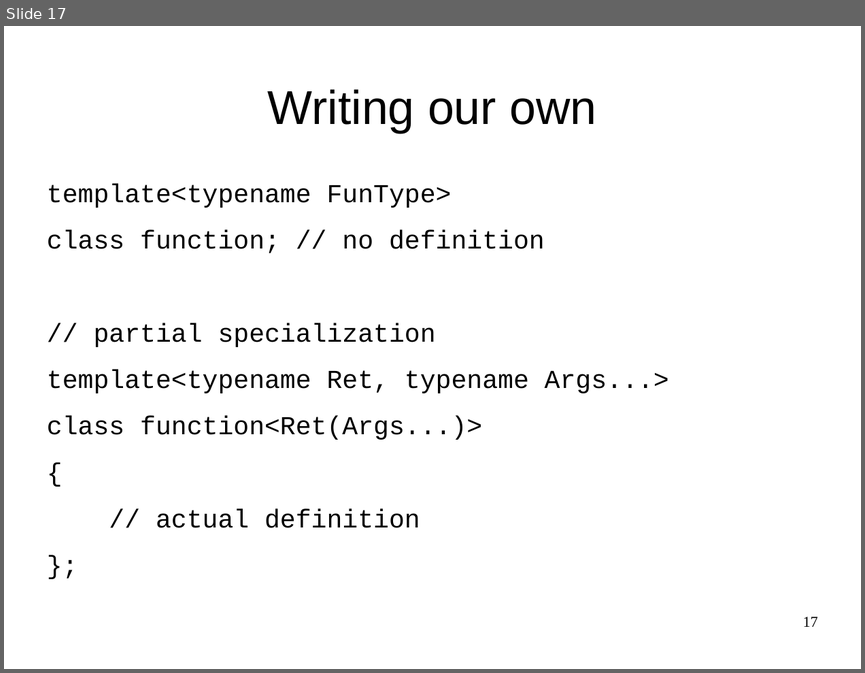
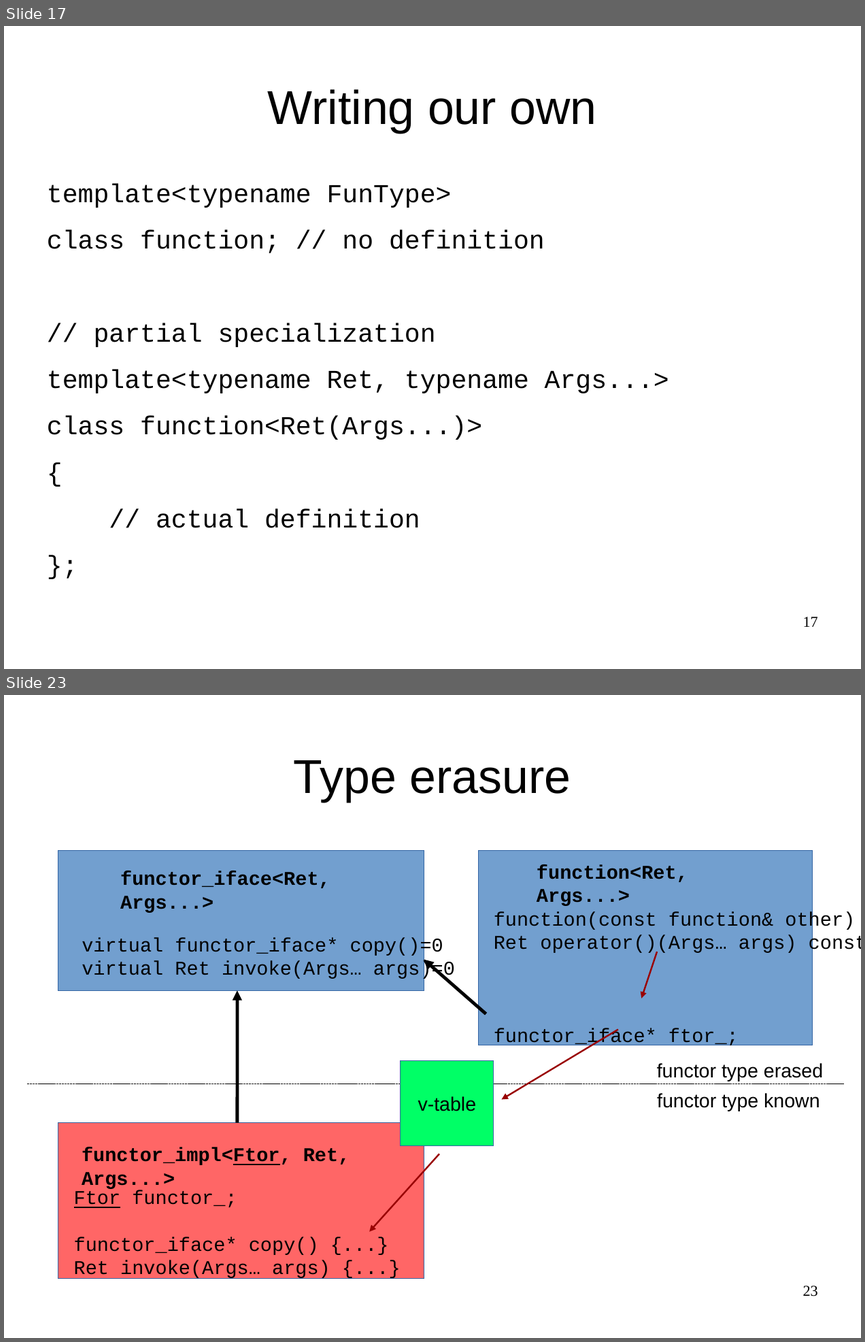
Before and after one commit to maciekgajewski/demystifying_std_function, a slide deck: demystifying-std-function.odp. Shown one above the other, each under a label of ours: slide 17 before the commit, slides 17 and 23 after it; the slides between them are not shown. The pictures are 865x673 and 865x1342 pixels, drawn with LibreOffice and Linux fonts; fonts in the diff are those of the drawing. Boxes give left, top, right and bottom in pixels: in the first picture for what was removed or moved away, otherwise in the second. Text is boxed around its words. In the diff, an @@ line names an element or a change of style, - is before the commit and + after.

```diff
--- a/demystifying-std-function.odp
+++ b/demystifying-std-function.odp
@@ slide 23 added at [4, 695, 861, 1338], background #FFFFFF @@
@@ title added at [294, 760, 571, 802], 44 pt, text #000000 @@
+Type erasure
@@ rectangle added at [58, 851, 424, 990], fill #729FCF, outline #3465A4 0 pt @@
@@ rectangle added at [478, 851, 813, 1045], fill #729FCF, outline #3465A4 0 pt @@
@@ text added at [120, 871, 330, 913], 18 pt, text #000000, bold @@
+functor_iface<Ret, Args...>
@@ text added at [536, 865, 688, 906], 18 pt, text #000000, bold @@
+function<Ret, Args...>
@@ text added at [494, 911, 861, 1047], 18 pt, text #000000 @@
+function(const function& other)
+Ret operator()(Args… args) const;
+functor_iface* ftor_;
@@ text added at [82, 937, 455, 980], 18 pt, text #000000 @@
+virtual functor_iface* copy()=0
+virtual Ret invoke(Args… args)=0
@@ arrow added from (486, 1014) to (424, 960), #000000 3 pt @@
@@ arrow added from (657, 951) to (642, 998), #990000 1.5 pt @@
@@ arrow added from (237, 1123) to (237, 990), #000000 3 pt @@
@@ arrow added from (618, 1030) to (502, 1100), #990000 1.5 pt @@
@@ rectangle added at [400, 1060, 494, 1146], fill #00FF66, outline #3465A4 0 pt, 18 pt, text #000000 @@
+v-table
@@ text added at [657, 1063, 823, 1081], 18 pt, text #000000 @@
+functor type erased
@@ line added from (27, 1084) to (844, 1084), #000000 0 pt @@
@@ text added at [657, 1093, 820, 1110], 18 pt, text #000000 @@
+functor type known
@@ rectangle added at [58, 1123, 424, 1278], fill #FF6666, outline #3465A4 0 pt @@
@@ text added at [82, 1147, 350, 1189], 18 pt, text #000000, bold @@
+functor_impl<Ftor, Ret, Args...>
@@ arrow added from (439, 1154) to (369, 1232), #990000 1.5 pt @@
@@ text added at [74, 1190, 330, 1279], 18 pt, text #000000 @@
+Ftor functor_;
+functor_iface* copy() {...}
+Ret invoke(Args… args) {...}
@@ page number added at [803, 1285, 818, 1296], 14 pt, text #000000 @@
+23
```
Also in this commit, not shown: 1 slide changed, 4 other slides added.
